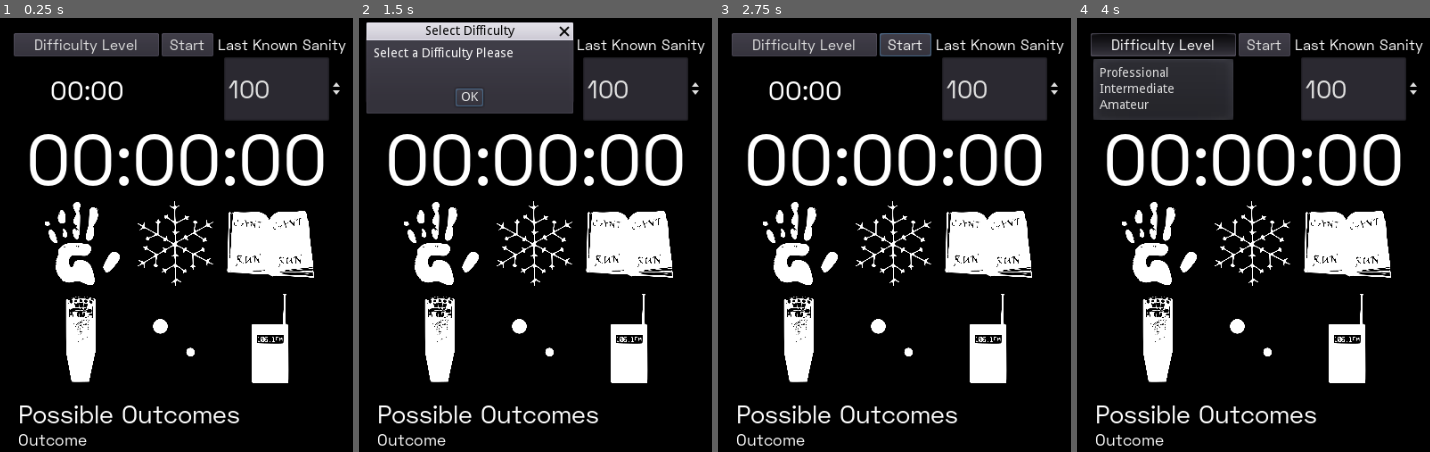
Above: before the commit, frames 1-4 (left to right).
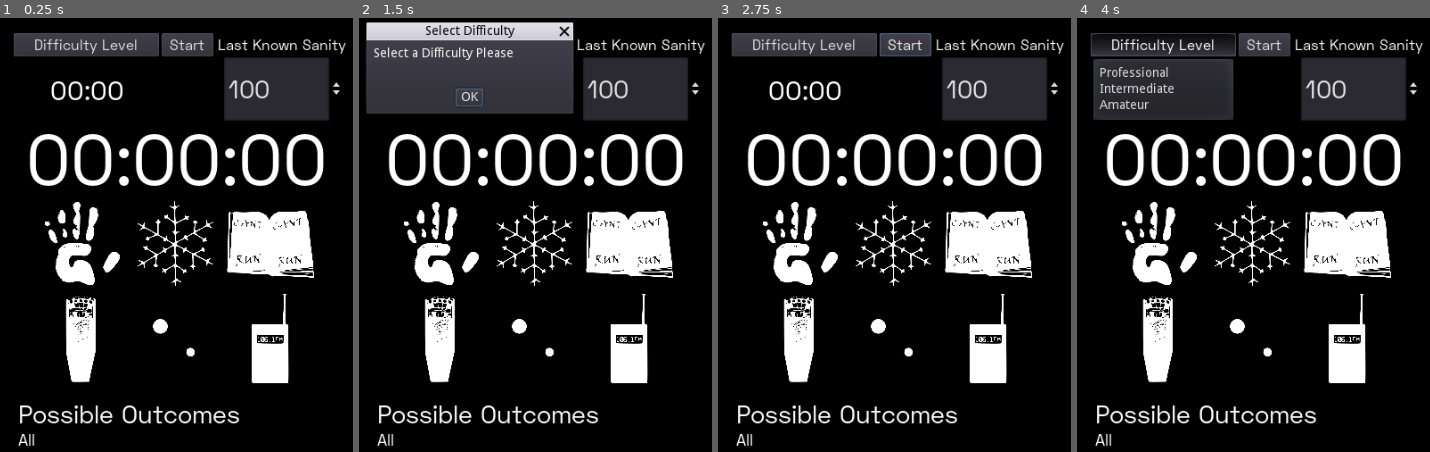
Above: after the commit, the same moments.

Repository: strainger/Archived-PhasmoHelper
Game: Godot game, scene res://PhasmoFriend.tscn
Same seed, same stepped clock (60 frames per second), same inputs: the game is played once before the commit and once after it.
Inputs:
- Up to frame 1 (0.25 s): no input
- Up to frame 2 (1.5 s): click "Start" at 0.5 s; click "Start" at 1.25 s
- Up to frame 3 (2.75 s): click "OK" at 2 s
- Up to frame 4 (4 s): click "Difficulty Level" at 2.75 s; click "Difficulty Level" at 3.5 s

The runs differ from the first frame. In frame 1, 0.3% of the frame differs, in the area x 5-25%, y 95-99%; in frame 2, 0.3%; in frame 3, 0.3%; in frame 4, 0.3%.

Commit message:
Added needed evidence
Added the evidence needed after each ghot name in the possible ghosts section.

Diff:
--- a/Evidence.gd
+++ b/Evidence.gd
@@ -13,18 +13,27 @@
 
 const number_to_evidence_name = {
 		1: "Fingerprints",
-		2: "Freezing Temperatures",
+		2: "Freezing Temps",
 		4: "Ghost Writing",
-		8: "EMF Level 5",
+		8: "EMF 5",
 		16: "Ghost Orbs",
 		32: "Spiritbox"
+}
+
+const index_to_evidence = {
+	0: fingerprints,
+	1: freezingtemps,
+	2: book,
+	3: emf,
+	4: orbs,
+	5: spiritbox
 }
 
 const ghosts = [
 	["Banshee", emf + freezingtemps + fingerprints],
 	["Demon", freezingtemps + book + spiritbox],
 	["Jinn", emf + orbs + spiritbox],
-	["Mare", fingerprints + orbs + spiritbox],
+	["Mare", freezingtemps + orbs + spiritbox],
 	["Oni", emf + book + spiritbox],
 	["Phantom", emf + freezingtemps + orbs],
 	["Poltergeist", fingerprints + orbs + spiritbox],
@@ -35,27 +44,23 @@
 	["Yurei", freezingtemps + orbs + book]
 ]
 
-func index_to_evidence(index_number):
-	match index_number:
-		0:
-			return fingerprints
-		1:
-			return freezingtemps
-		2:
-			return book
-		3:
-			return emf
-		4:
-			return orbs
-		5:
-			return spiritbox
+func missing_evidence(ghost):
+	var missing_text = ""
+	for number in number_to_evidence_name:
+		if number & (ghost - evidence) == number:
+			missing_text += " | " + number_to_evidence_name[number]
+	return missing_text
 
 func possible_outcomes():
 	var evidence_text = ""
-	print(evidence)
 	for ghost in ghosts:
 		if (ghost[1] & evidence) == evidence:
-			evidence_text += ghost[0] + "\n"
+			if items_selected == 3:
+				evidence_text = "Ghost is a " + ghost[0] + "\n"
+			elif items_selected == 0:
+				evidence_text = "All" + "\n"
+			else:
+				evidence_text += ghost[0] + missing_evidence(ghost[1]) + "\n"
 	return evidence_text
 
 func _on_Evidence_List_item_activated(index):
@@ -63,13 +68,13 @@
 		get_node("Evidence_List").set_item_custom_bg_color(index, Color(0, 0, 0, 1))
 		items_selected -= 1
 		current_items.erase(index)
-		evidence -= index_to_evidence(index)
+		evidence -= index_to_evidence[index]
 		get_node("Evidence_Outcomes").text = possible_outcomes()
 	else:
 		if items_selected <= 2:
 			get_node("Evidence_List").set_item_custom_bg_color(index, Color(0, 1, 0, 1))
 			items_selected += 1
 			current_items.append(index)
-			evidence += index_to_evidence(index)
+			evidence += index_to_evidence[index]
 			get_node("Evidence_Outcomes").text = possible_outcomes()
 	pass
--- a/PhasmoFriend.tscn
+++ b/PhasmoFriend.tscn
@@ -173,7 +173,7 @@
 margin_right = 386.63
 margin_bottom = 877.37
 custom_fonts/normal_font = SubResource( 12 )
-text = "Outcome"
+text = "All"
 __meta__ = {
 "_edit_use_anchors_": false,
 "_editor_description_": ""
